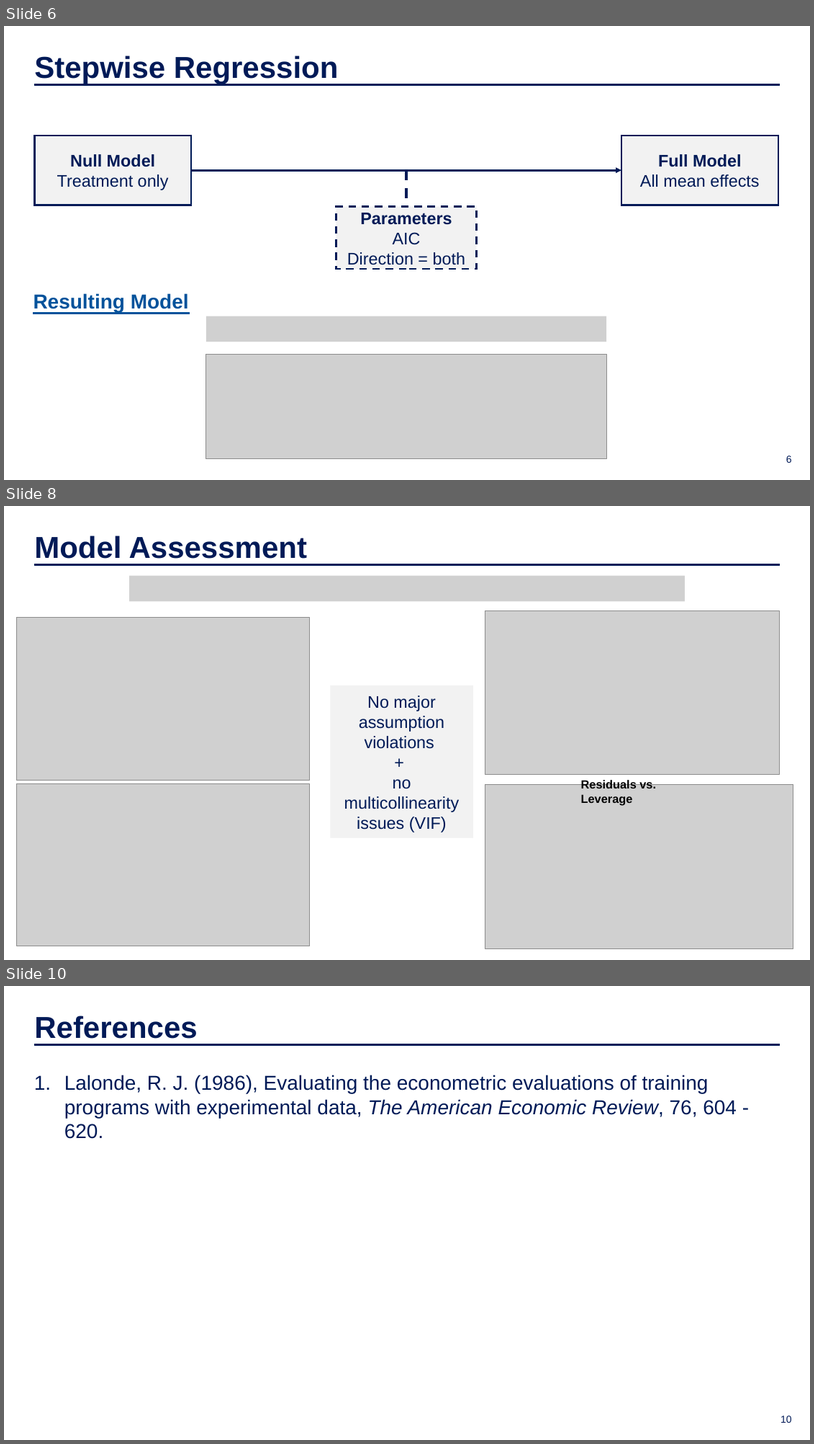
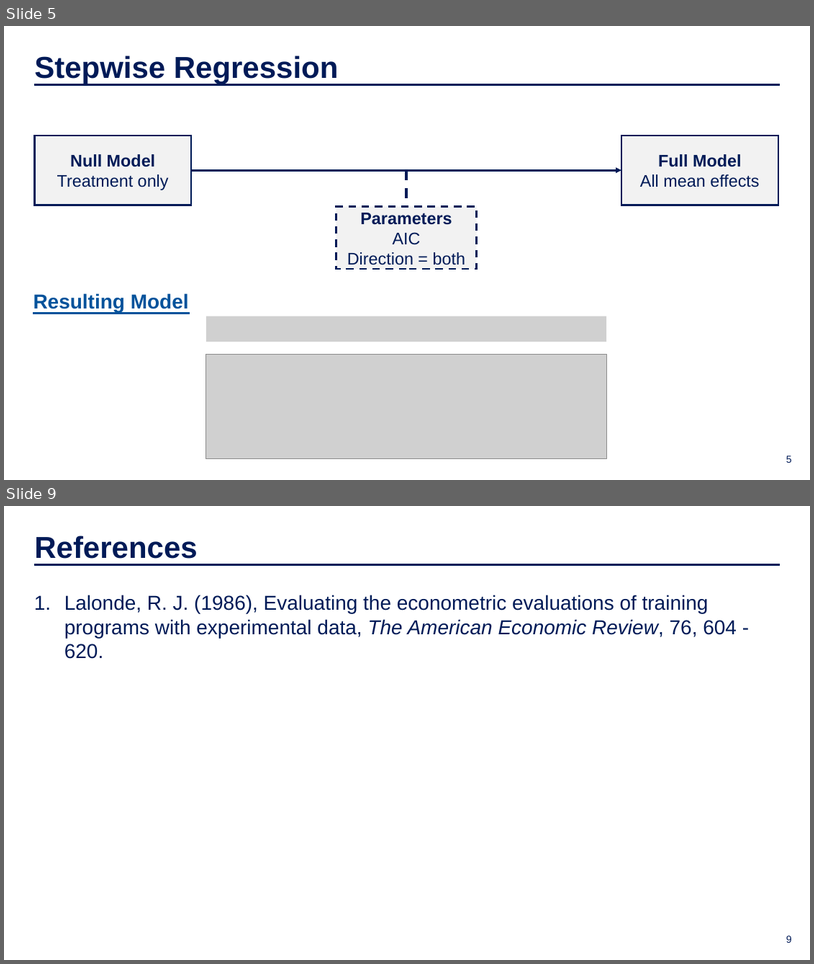
Before and after one commit to IDS-702-F21/team-project-1-effects-of-job-training-on-wages-yellowfellows, a slide deck: Presentation/slide_deck.pptx. Shown one above the other, each under a label of ours: slides 6, 8 and 10 before the commit, slides 5 and 9 after it; the slides between them are not shown. The pictures are 814x1444 and 814x964 pixels, drawn with LibreOffice and Linux fonts; fonts in the diff are those of the drawing; grey boxes stand for pictures; background and template pictures are left out. Boxes give left, top, right and bottom in pixels: in the first picture for what was removed or moved away, otherwise in the second. Text is boxed around its words. In the diff, an @@ line names an element or a change of style, - is before the commit and + after.

```diff
--- a/Presentation/slide_deck.pptx
+++ b/Presentation/slide_deck.pptx
@@ slide 8 removed at (x1=4, y1=506, x2=810, y2=960), background picture (left out) @@
@@ text removed at (x1=34, y1=536, x2=307, y2=564) @@
-Model Assessment
@@ line removed from (34, 565) to (780, 565) @@
@@ picture removed at (x1=129, y1=576, x2=685, y2=602) @@
@@ picture removed at (x1=486, y1=611, x2=780, y2=775) @@
@@ picture removed at (x1=17, y1=618, x2=310, y2=780) @@
@@ rectangle removed at (x1=331, y1=685, x2=473, y2=837) @@
-No major assumption violations
-+
-no multicollinearity issues (VIF)
@@ picture removed at (x1=17, y1=784, x2=310, y2=946) @@
@@ picture removed at (x1=486, y1=784, x2=794, y2=949) @@
@@ text removed at (x1=581, y1=779, x2=656, y2=806) @@
-Residuals vs. Leverage
@@ page number removed at (x1=617, y1=926, x2=798, y2=951) @@
-8
@@ what was slide 6 is now slide 5 @@
@@ page number at (x1=787, y1=455, x2=792, y2=462): text changed @@
-6
+5
@@ what was slide 10 is now slide 9 @@
@@ page number at (x1=787, y1=935, x2=792, y2=942): text changed @@
-10
+9
```
Also in this commit, not shown: 1 slide changed, 1 slide added, 1 other slide removed.
